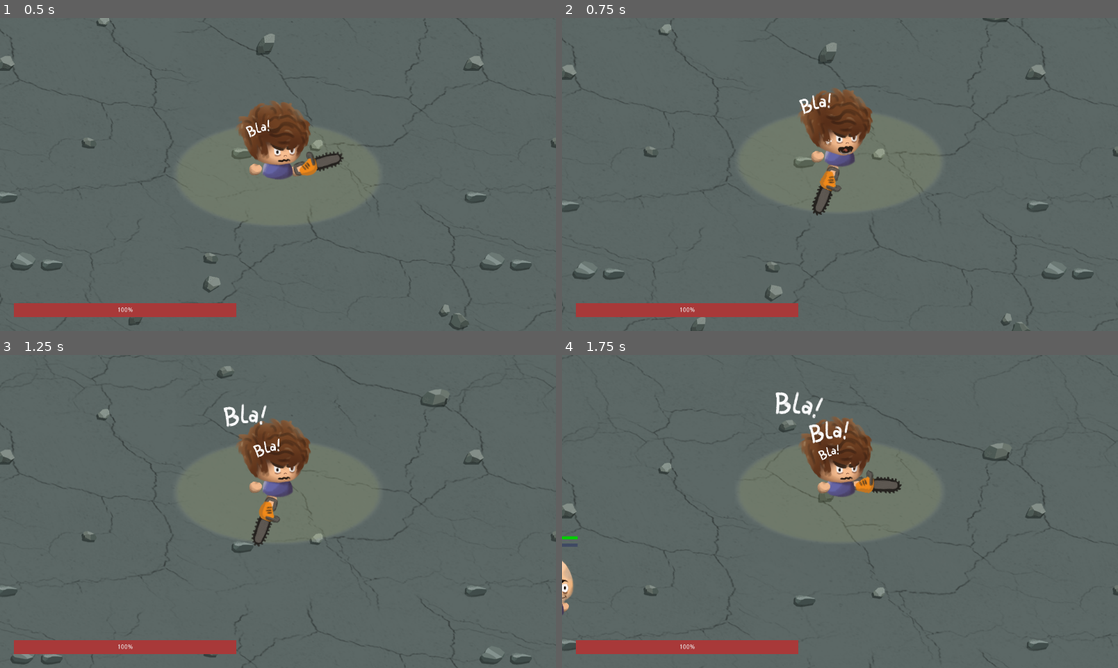
Above: before the commit, frames 1-4 (two rows, left to right).
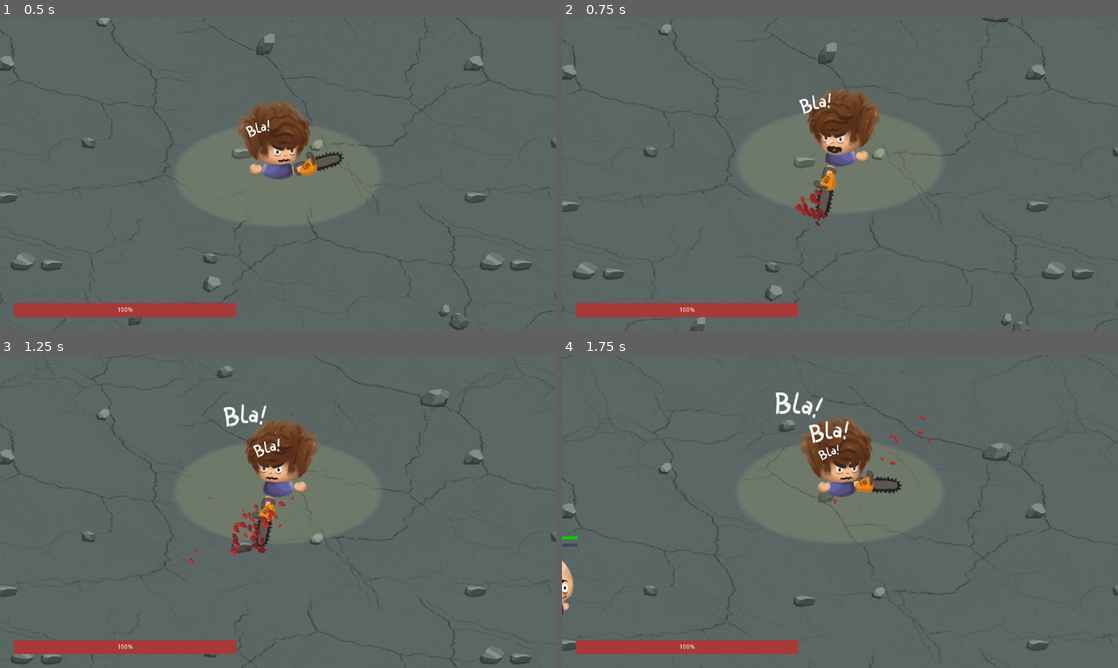
Above: after the commit, the same moments.

Repository: LNicoF/mgj-2023
Game: Godot game, scene res://scenes/main/main.tscn
The game is run twice, just before and just after one commit, with the same random seed, the same clock (stepped at 60 frames per second) and the same inputs.
Inputs (mouse positions are in pixels of both pictures, inside the frame that each line leads up to):
- Up to frame 1 (0.5 s): no input
- Up to frame 2 (0.75 s): move the mouse to (812, 237) at 0.52 s; press the mouse at (812, 237) at 0.53 s; hold W (move_up) from 0.53 s (still down)
- Up to frame 3 (1.25 s): keep holding W (move_up)
- Up to frame 4 (1.75 s): keep holding W (move_up); move the mouse to (1006, 558) at 1.27 s; release the mouse at (1006, 558) at 1.28 s; click (1006, 558) at 1.35 s

Frame 1 is identical in both runs. In frame 2, 1.7% of the frame differs, in the area x 41-58%, y 22-67%; in frame 3, 1.8%, in the area x 33-58%, y 20-67%; in frame 4, less than 0.1%.

Commit message:
locura

Diff:
--- /dev/null
+++ b/scenes/ParticlesBlood.tscn
@@ -0,0 +1,46 @@
+[gd_scene load_steps=7 format=2]
+
+[ext_resource path="res://assets/player/Blood.png" type="Texture" id=1]
+
+[sub_resource type="Gradient" id=24]
+offsets = PoolRealArray( 0, 0.677419 )
+colors = PoolColorArray( 0.636719, 0.636719, 0.636719, 1, 1, 1, 1, 1 )
+
+[sub_resource type="GradientTexture" id=25]
+gradient = SubResource( 24 )
+
+[sub_resource type="Curve" id=18]
+bake_resolution = 50
+_data = [ Vector2( 0, 0.390909 ), 0.0, 1.70335, 0, 0, Vector2( 1, 0.0545454 ), -1.65961, 0.0, 0, 0 ]
+
+[sub_resource type="CurveTexture" id=19]
+curve = SubResource( 18 )
+
+[sub_resource type="ParticlesMaterial" id=17]
+lifetime_randomness = 1.0
+emission_shape = 1
+emission_sphere_radius = 33.0
+flag_disable_z = true
+direction = Vector3( 0, -0.5, 0 )
+spread = 52.91
+gravity = Vector3( 0, 150, 0 )
+initial_velocity = 333.0
+initial_velocity_random = 0.5
+angular_velocity = 10.0
+angular_velocity_random = 1.0
+orbit_velocity = 0.0
+orbit_velocity_random = 0.0
+angle = 90.0
+angle_random = 1.0
+scale_random = 1.0
+scale_curve = SubResource( 19 )
+color_ramp = SubResource( 25 )
+
+[node name="ParticlesBlood" type="Particles2D"]
+position = Vector2( -115.015, -178.317 )
+rotation = 0.932221
+amount = 30
+lifetime = 2.0
+speed_scale = 3.0
+process_material = SubResource( 17 )
+texture = ExtResource( 1 )
--- a/scenes/enemy/enemy.gd
+++ b/scenes/enemy/enemy.gd
@@ -38,9 +38,12 @@
 	if isSwitching or isDead or isAttacking() :
 		return Vector2()
 	var target := _getTarget()
-	var dist = target.position - position
-	if isAlly :
+
+	var dist = Vector2( 1, 1 )
+	if target == null :
+		target = _player
 		dist *= -1
+	dist *= target.position - position
 
 	if sign( dist.x ) == sign( _sprite.scale.x ) and dist.x != 0 :
 		_sprite.scale.x *= -1
@@ -49,15 +52,14 @@
 		dist.y = 0
 	return Isometric.calcVec( dist.normalized() * speed )
 
-func hit( rDamage: int ) -> void :
+func hit( rDamage: int, rPosition: Vector2 ) -> void :
 	if isSwitching or isDead :
 		return
 	_setHealth( health - rDamage )
-	_knockback()
+	_knockback( rPosition )
 
-func _knockback() :
-	var target := _getTarget()
-	var dist = target.position - position
+func _knockback( rPosition: Vector2 ) :
+	var dist = rPosition - position
 	move_and_slide( dist * -15 )
 
 func kill() -> void :
@@ -65,7 +67,9 @@
 	_animation_player.play( "Pela_die" )
 	$CollisionShape2D.disabled = true
 
-func _getTarget() -> Node2D :
+func _getTarget() -> Node :
+	if isAlly :
+		return _getClosestEnemy()
 	return _player
 
 func _setHealth( newHealth : int ) -> void :
@@ -75,10 +79,14 @@
 	_healthBar.value = health
 
 func startInffluencing() :
+	if isAlly :
+		return
 	_inffluenceTimer.start()
 
 func stopInffluencing() :
 	_inffluenceTimer.stop()
+	if not isAlly :
+		_inffluenceBar.value = 0
 
 func _on_InffluenceTimer_timeout():
 	_animation_player.play( "Pela_Meta" )
@@ -97,15 +105,33 @@
 		_attack( body )
 
 func _attack( target: Node ) :
-	print( 'enemy attacking' )
-	target.hit( damage )
+	target.hit( damage, position )
 
 func _startAttack( target: Node ) :
 	if isDead :
 		return
 	if target == _getTarget() :
-		print( 'started attacking' )
 		_animation_player.play( "Pela_Attack" )
 
 func isAttacking() -> bool :
 	return _animation_player.current_animation == "Pela_Attack"
+
+var _lastTarget : Node = null
+
+func _getClosestEnemy() -> Node :
+	if _lastTarget == null or _lastTarget.isDead :
+		_lastTarget = _findNewEnemy()
+	return _lastTarget
+
+func _findNewEnemy() -> Node : # https://ask.godotengine.org/89680/how-get-the-node-closest-to-my-position
+	var target_group = get_tree().get_nodes_in_group( 'enemies' )
+	var distance_away = global_transform.origin.distance_to(target_group[1].global_transform.origin)
+	var return_node = target_group[1]
+	for index in target_group.size():
+		var distance = global_transform.origin.distance_to(target_group[index].global_transform.origin)
+		if distance < distance_away and distance != 0 and not return_node.isAlly:
+			distance_away = distance
+			return_node = target_group[index]
+	if return_node.isAlly :
+		return null
+	return return_node
--- a/scenes/enemy/enemy.tscn
+++ b/scenes/enemy/enemy.tscn
@@ -406,7 +406,7 @@
 [sub_resource type="CircleShape2D" id=15]
 radius = 128.0
 
-[node name="Enemy" type="KinematicBody2D"]
+[node name="Enemy" type="KinematicBody2D" groups=["enemies"]]
 script = ExtResource( 1 )
 
 [node name="CollisionShape2D" type="CollisionShape2D" parent="."]
@@ -483,7 +483,6 @@
 percent_visible = false
 
 [node name="InffluenceTimer" type="Timer" parent="."]
-wait_time = 5.0
 one_shot = true
 
 [node name="HurtBox" type="Area2D" parent="."]
@@ -499,6 +498,8 @@
 position = Vector2( 0, -30 )
 shape = SubResource( 15 )
 
+[node name="LookupTimer" type="Timer" parent="."]
+
 [connection signal="animation_finished" from="AnimationPlayer" to="." method="_on_AnimationPlayer_animation_finished"]
 [connection signal="timeout" from="InffluenceTimer" to="." method="_on_InffluenceTimer_timeout"]
 [connection signal="body_entered" from="HurtBox" to="." method="_on_HurtBox_body_entered"]
--- a/scenes/enemy_spawner/enemy_spawner.tscn
+++ b/scenes/enemy_spawner/enemy_spawner.tscn
@@ -10,5 +10,6 @@
 
 [node name="Timer" type="Timer" parent="."]
 wait_time = 3.0
+autostart = true
 
 [connection signal="timeout" from="Timer" to="." method="_on_Timer_timeout"]
--- a/scenes/player/player.gd
+++ b/scenes/player/player.gd
@@ -3,6 +3,7 @@
 onready var _ui := $UI
 onready var _animation_player := $AnimationpELUCAr
 onready var _chainsaw := $Skeleton2D/RotorMoto
+onready var _blood := $Skeleton2D/RotorMoto/Hand2/ParticlesBlood
 onready var _chainsawArea := $Skeleton2D/RotorMoto/Hand2/Area2D
 onready var _sprite := $Skeleton2D
 onready var _attackTimer := $AttackTimer
@@ -25,7 +26,7 @@
 	if event is InputEventMouseButton :
 		if event.pressed and event.button_index == BUTTON_RIGHT :
 			print( 'hit' )
-			hit( 10 )
+			hit( 10, position )
 
 func _physics_process(delta):
 	velocity = _move()
@@ -37,13 +38,20 @@
 	isAttacking = Input.is_action_pressed( "attack" )
 	_animate()
 	if isAttacking :
-		_chainsaw.look_at( get_global_mouse_position() )
-		_chainsaw.rotation_degrees += 121
+		_aim()
+		_blood.emitting = not _chainsawArea.get_overlapping_bodies().empty()
 		if _attackTimer.is_stopped() :
 			_attackTimer.start()
 			_on_AttackTimer_timeout()
 	else :
 		_attackTimer.stop()
+
+func _aim() :
+	var distance = _chainsaw.position - get_local_mouse_position()
+	if sign( distance.x ) != sign( _sprite.scale.x ) and distance.x != 0 :
+		_sprite.scale.x *= -1
+	_chainsaw.look_at( get_global_mouse_position() )
+	_chainsaw.rotation_degrees += 121
 
 
 func _move() -> Vector2 :
@@ -69,7 +77,7 @@
 	else :
 		_animation_player.startMoving()
 
-func hit( rDamage: int ) -> void :
+func hit( rDamage: int, _rPosition: Vector2 ) -> void :
 	_setHealth( health - rDamage )
 
 func _setHealth( newHealth: int ) -> void :
@@ -87,7 +95,7 @@
 		return
 	for body in _chainsawArea.get_overlapping_bodies() :
 		if 'enemy' in body.filename and not body.isAlly :
-			body.hit( damage )
+			body.hit( damage, position )
 
 func _on_Inffluence_body_entered(body:Node):
 	print( 'enter' )
--- a/scenes/player/player.tscn
+++ b/scenes/player/player.tscn
@@ -12,6 +12,7 @@
 [ext_resource path="res://assets/player/Pelu_Talk.png" type="Texture" id=10]
 [ext_resource path="res://assets/player/Pelu_Blink.png" type="Texture" id=11]
 [ext_resource path="res://assets/player/Bla.png" type="Texture" id=12]
+[ext_resource path="res://assets/player/Blood.png" type="Texture" id=13]
 
 [sub_resource type="CircleShape2D" id=3]
 custom_solver_bias = 1.0
@@ -23,6 +24,40 @@
 [sub_resource type="GDScript" id=11]
 script/source = "extends Sprite
 "
+
+[sub_resource type="Gradient" id=24]
+offsets = PoolRealArray( 0, 0.677419 )
+colors = PoolColorArray( 0.636719, 0.636719, 0.636719, 1, 1, 1, 1, 1 )
+
+[sub_resource type="GradientTexture" id=25]
+gradient = SubResource( 24 )
+
+[sub_resource type="Curve" id=18]
+bake_resolution = 50
+_data = [ Vector2( 0, 0.390909 ), 0.0, 1.70335, 0, 0, Vector2( 1, 0.0545454 ), -1.65961, 0.0, 0, 0 ]
+
+[sub_resource type="CurveTexture" id=19]
+curve = SubResource( 18 )
+
+[sub_resource type="ParticlesMaterial" id=17]
+lifetime_randomness = 1.0
+emission_shape = 1
+emission_sphere_radius = 33.0
+flag_disable_z = true
+direction = Vector3( 0, -0.5, 0 )
+spread = 52.91
+gravity = Vector3( 0, 150, 0 )
+initial_velocity = 333.0
+initial_velocity_random = 0.5
+angular_velocity = 10.0
+angular_velocity_random = 1.0
+orbit_velocity = 0.0
+orbit_velocity_random = 0.0
+angle = 90.0
+angle_random = 1.0
+scale_random = 1.0
+scale_curve = SubResource( 19 )
+color_ramp = SubResource( 25 )
 
 [sub_resource type="Animation" id=8]
 resource_name = "Attack"
@@ -697,6 +732,19 @@
 position = Vector2( -99.6814, -27.1406 )
 rotation = 0.108417
 texture = ExtResource( 7 )
+
+[node name="ParticlesBlood" type="Particles2D" parent="Skeleton2D/RotorMoto/Hand2"]
+position = Vector2( -223.725, -27.4957 )
+rotation = 0.932221
+emitting = false
+amount = 100
+lifetime = 2.0
+speed_scale = 3.0
+process_material = SubResource( 17 )
+texture = ExtResource( 13 )
+__meta__ = {
+"_editor_description_": ""
+}
 
 [node name="Body" type="Bone2D" parent="Skeleton2D"]
 position = Vector2( 0, 1 )
Not shown: 5 places in scenes/player/player.tscn that only renumber resources
